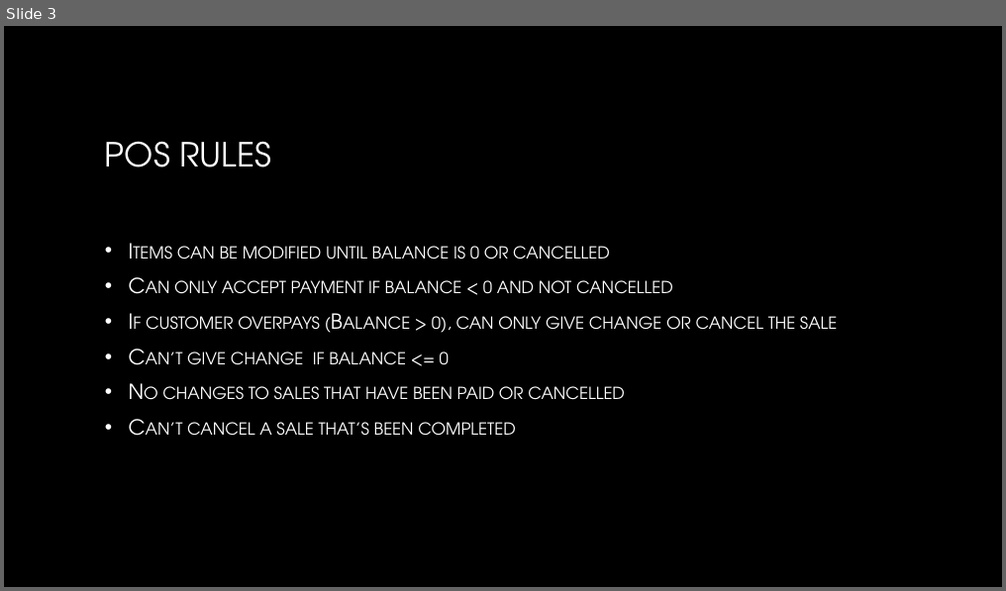
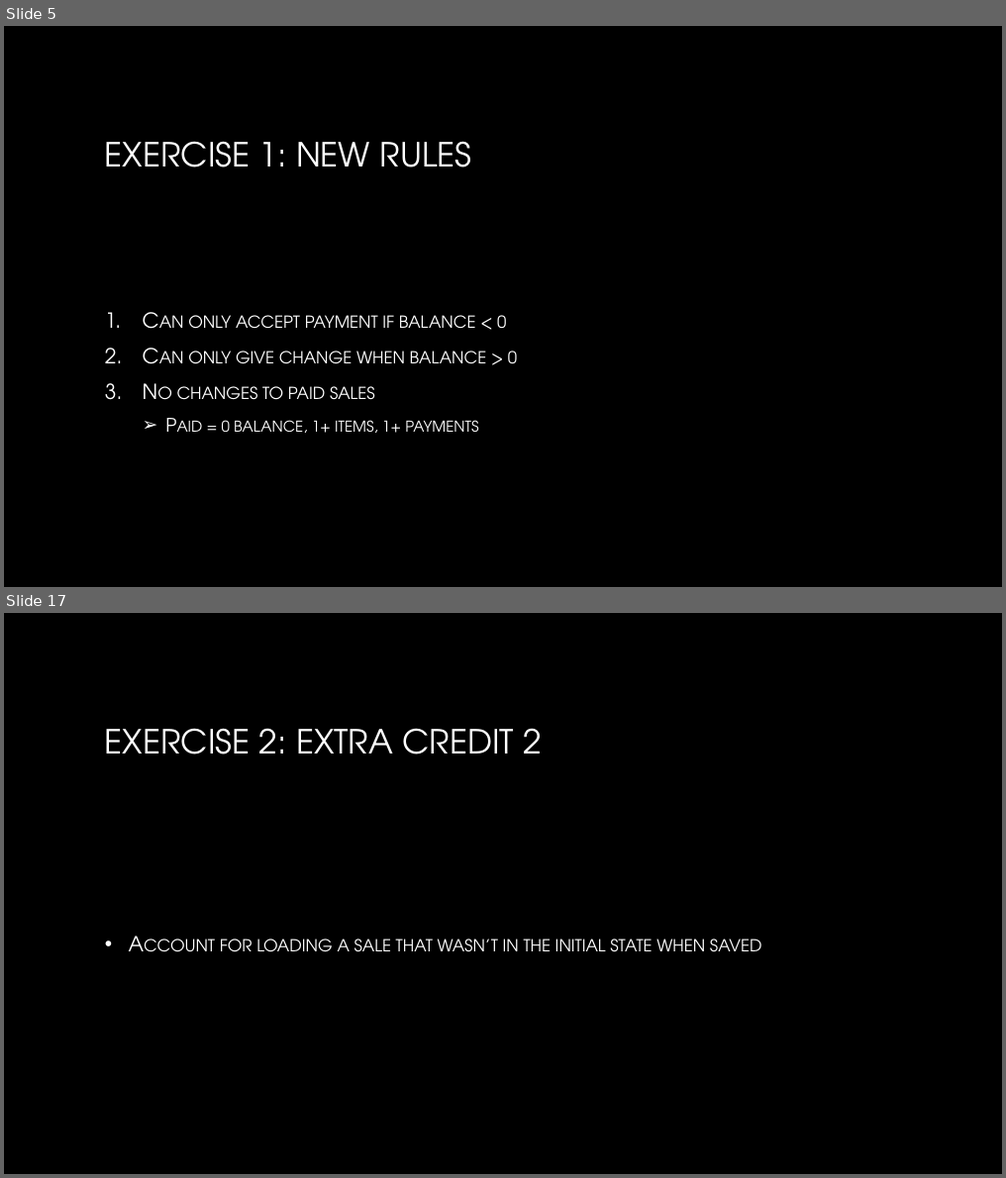
Before and after one commit to scottctr/StateMachineWorkshop, a slide deck: DotNetStateMachines.pptx. Shown one above the other, each under a label of ours: slide 3 before the commit, slides 5 and 17 after it; the slides between them are not shown. The pictures are 1006x591 and 1006x1178 pixels, drawn with LibreOffice and Linux fonts; fonts in the diff are those of the drawing; background and template pictures are left out. Boxes give left, top, right and bottom in pixels: in the first picture for what was removed or moved away, otherwise in the second. Text is boxed around its words. In the diff, an @@ line names an element or a change of style, - is before the commit and + after.

```diff
--- a/DotNetStateMachines.pptx
+++ b/DotNetStateMachines.pptx
@@ slide 17 added at <box>4,613,1002,1174</box>, background picture (left out) @@
@@ title added at <box>105,728,542,755</box>, 32 pt, text gradient #FFFFFF to #A6A6A6 @@
+EXERCISE 2: EXTRA CREDIT 2
@@ text added at <box>220,939,762,953</box>, 20 pt, text gradient #FFFFFF to #BFBFBF, small capitals @@
+• Account for loading a sale that wasn’t in the initial state when saved
@@ what was slide 3 is now slide 5 @@
@@ slide 5 changed as well @@
@@ title at <box>105,141,471,168</box>: text changed @@
-POS RULES
+EXERCISE 1: NEW RULES
@@ text at <box>177,315,517,433</box>: text changed @@
-• Items can be modified until balance is 0 or cancelled
-• Can only accept payment if balance < 0 and not cancelled
-• If customer overpays (Balance > 0), can only give change or cancel the sale
-• Can’t give change if balance <= 0
-• No changes to sales that have been paid or cancelled
-• Can’t cancel a sale that’s been completed
+1. Can only accept payment if balance < 0
+2. Can only give change when balance > 0
+3. No changes to paid sales
+  ➢ Paid = 0 balance, 1+ items, 1+ payments
```
Also in this commit, not shown: 2 other slides changed, 19 other slides added, 29 other files.
